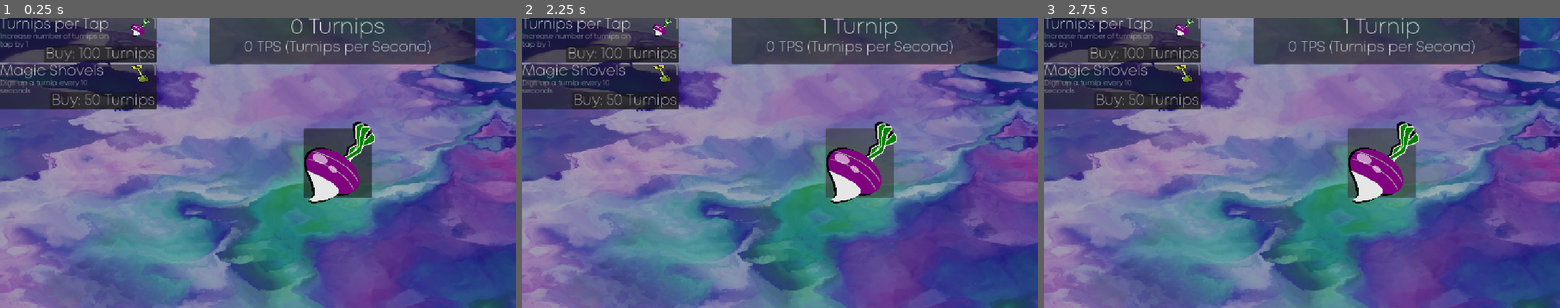
Above: before the commit, frames 1-3 (left to right).
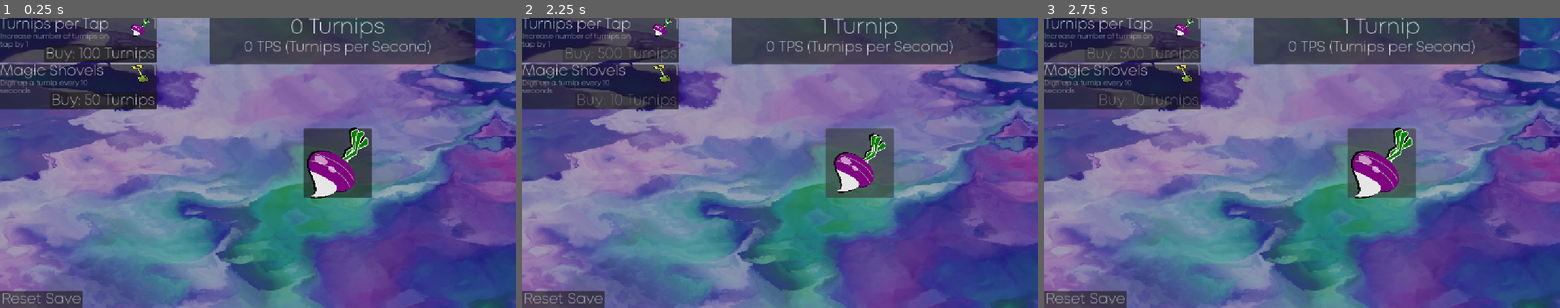
Above: after the commit, the same moments.

Repository: T4R1N/GDD-Godot-Workshop-FA26
Game: Godot game, scene res://scenes/main.tscn
The game is run twice, just before and just after one commit, with the same random seed, the same clock (stepped at 60 frames per second) and the same inputs.
Inputs (mouse positions are in pixels of both pictures, inside the frame that each line leads up to):
- Up to frame 1 (0.25 s): no input
- Up to frame 2 (2.25 s): click "Buy: 100 Turnips" at 0.5 s; click "Buy: 50 Turnips" at 1.25 s; click (857, 163) at 2 s
- Up to frame 3 (2.75 s): no input

The runs differ from the first frame. In frame 1, 1.9% of the frame differs, in the area x 0-73%, y 35-100%; in frame 2, 2.7%, in the area x 0-73%, y 10-100%; in frame 3, 2.3%.

Commit message:
Upgrades & saving!
Fully playable, but may need to dial back scope for tn

Diff:
--- /dev/null
+++ b/save_game.gd
@@ -0,0 +1,41 @@
+class_name SaveGame
+extends Resource
+
+const SAVE_GAME_PATH: String = "user://save.tres"
+
+### Turnip Tapper Data
+
+@export var score: int
+
+@export var upgrades_unlocked: Dictionary[String, int] = {
+	"TurnipsOnClick": 1,
+	"Shovels": 0
+}
+
+@export var prices: Dictionary[String, int] = {
+	"TurnipsOnClick": 500,
+	"Shovels": 10
+}
+
+### Save Functions
+
+func write_save() -> void:
+	ResourceSaver.save(self, SAVE_GAME_PATH)
+
+func get_temp_save() -> SaveGame:
+	return self.duplicate()
+
+static func save_exists() -> bool:
+	return ResourceLoader.exists(SAVE_GAME_PATH)
+
+static func delete_save() -> void:
+	if save_exists():
+		print("Deleting save")
+		DirAccess.remove_absolute(ProjectSettings.globalize_path(SAVE_GAME_PATH))
+		# save.remove(SAVE_GAME_PATH)
+
+static func load_save() -> SaveGame:
+	if save_exists():
+		print("Loaded existing save")
+		return ResourceLoader.load(SAVE_GAME_PATH)
+	return SaveGame.new()
--- a/scenes/score_label.gd
+++ b/scenes/score_label.gd
@@ -1,7 +1,7 @@
 extends Label
 
 func _ready() -> void:
-	update_score_text(GameManager.score)
+	update_score_text(GameManager.save.score)
 	GameManager.connect("score_updated", update_score_text)
 
 func update_score_text(score: int) -> void:
--- a/scenes/stage.tscn
+++ b/scenes/stage.tscn
@@ -2,11 +2,74 @@
 
 [ext_resource type="Theme" uid="uid://dns1gj84mvh1x" path="res://resources/main_theme.tres" id="1_kewym"]
 [ext_resource type="Script" uid="uid://bmfxkid0m3ya" path="res://scenes/score_label.gd" id="2_6c5u0"]
+[ext_resource type="Script" uid="uid://topp6s2rm5lo" path="res://scripts/shovel_timer.gd" id="2_dexii"]
 [ext_resource type="Texture2D" uid="uid://b2m8gc215r3tf" path="res://resources/abstrakt-kunst-hintergrund-bunt-1579282979n6q-3802259374.jpg" id="2_st0q7"]
 [ext_resource type="PackedScene" uid="uid://crkyst7ucwljy" path="res://scenes/upgrade_panel.tscn" id="2_vcsse"]
 [ext_resource type="Texture2D" uid="uid://bbvf3kgp7rat2" path="res://resources/Summer-2010-ClipArt-2-Shovel-3193393150.png" id="3_2so7o"]
 [ext_resource type="Script" uid="uid://crau1o6sm7s6a" path="res://scripts/clicker.gd" id="3_vcsse"]
 [ext_resource type="Texture2D" uid="uid://4lymlb328qjf" path="res://resources/turnip-3605795848.png" id="4_6c5u0"]
+[ext_resource type="Script" uid="uid://bglqrckocev8t" path="res://scripts/reset_save.gd" id="8_1hwpr"]
+
+[sub_resource type="Animation" id="Animation_1hwpr"]
+length = 0.001
+tracks/0/type = "value"
+tracks/0/imported = false
+tracks/0/enabled = true
+tracks/0/path = NodePath("TextureRect:size")
+tracks/0/interp = 1
+tracks/0/loop_wrap = true
+tracks/0/keys = {
+"times": PackedFloat32Array(0),
+"transitions": PackedFloat32Array(1),
+"update": 0,
+"values": [Vector2(158.5, 182.3175)]
+}
+tracks/1/type = "value"
+tracks/1/imported = false
+tracks/1/enabled = true
+tracks/1/path = NodePath("TextureRect:scale")
+tracks/1/interp = 1
+tracks/1/loop_wrap = true
+tracks/1/keys = {
+"times": PackedFloat32Array(0),
+"transitions": PackedFloat32Array(1),
+"update": 0,
+"values": [Vector2(0.2, 0.2)]
+}
+
+[sub_resource type="Animation" id="Animation_st0q7"]
+resource_name = "tap"
+length = 0.3
+tracks/0/type = "value"
+tracks/0/imported = false
+tracks/0/enabled = true
+tracks/0/path = NodePath("TextureRect:size")
+tracks/0/interp = 1
+tracks/0/loop_wrap = true
+tracks/0/keys = {
+"times": PackedFloat32Array(),
+"transitions": PackedFloat32Array(),
+"update": 0,
+"values": []
+}
+tracks/1/type = "value"
+tracks/1/imported = false
+tracks/1/enabled = true
+tracks/1/path = NodePath("TextureRect:scale")
+tracks/1/interp = 1
+tracks/1/loop_wrap = true
+tracks/1/keys = {
+"times": PackedFloat32Array(0, 0.033333335, 0.3),
+"transitions": PackedFloat32Array(0.24999996, 1.6245052, 1),
+"update": 0,
+"values": [Vector2(0.18, 0.18), Vector2(0.15, 0.15), Vector2(0.2, 0.2)]
+}
+
+[sub_resource type="AnimationLibrary" id="AnimationLibrary_1hwpr"]
+_data = {
+&"RESET": SubResource("Animation_1hwpr"),
+&"tap": SubResource("Animation_st0q7")
+}
 
 [node name="Stage" type="Control" unique_id=1391283135]
 layout_mode = 3
@@ -16,6 +79,11 @@
 grow_horizontal = 2
 grow_vertical = 2
 theme = ExtResource("1_kewym")
+
+[node name="ShovelTimer" type="Timer" parent="." unique_id=2041300663]
+wait_time = 10.0
+autostart = true
+script = ExtResource("2_dexii")
 
 [node name="TextureRect" type="TextureRect" parent="." unique_id=1011370376]
 modulate = Color(0.7121294, 0.7121294, 0.71212935, 1)
@@ -35,9 +103,11 @@
 
 [node name="UpgradePanel" parent="VBoxContainer" unique_id=1999165794 instance=ExtResource("2_vcsse")]
 layout_mode = 2
+upgrade = "TurnipsOnClick"
 
 [node name="UpgradePanel2" parent="VBoxContainer" unique_id=1191368853 instance=ExtResource("2_vcsse")]
 layout_mode = 2
+upgrade = "Shovels"
 
 [node name="Name" parent="VBoxContainer/UpgradePanel2" index="0" unique_id=173085593]
 text = "Magic Shovels"
@@ -113,17 +183,41 @@
 script = ExtResource("3_vcsse")
 
 [node name="TextureRect" type="TextureRect" parent="TappingRegion/Clicker" unique_id=1417612422]
-layout_mode = 0
-offset_left = 1.5
-offset_top = -16.5
-offset_right = 160.0
-offset_bottom = 165.8175
+layout_mode = 1
+anchors_preset = 8
+anchor_left = 0.5
+anchor_top = 0.5
+anchor_right = 0.5
+anchor_bottom = 0.5
+offset_left = -81.49999
+offset_top = -91.0
+offset_right = 100.817505
+offset_bottom = 91.317505
+grow_horizontal = 2
+grow_vertical = 2
+scale = Vector2(0.2, 0.2)
+pivot_offset = Vector2(80, 90)
 mouse_filter = 2
 texture = ExtResource("4_6c5u0")
-expand_mode = 1
+expand_mode = 2
+stretch_mode = 3
 
 [node name="AnimationPlayer" type="AnimationPlayer" parent="TappingRegion/Clicker" unique_id=823410159]
-
+libraries/ = SubResource("AnimationLibrary_1hwpr")
+
+[node name="ResetSave" type="Button" parent="." unique_id=708977787]
+layout_mode = 1
+anchors_preset = 2
+anchor_top = 1.0
+anchor_bottom = 1.0
+offset_top = -8.0
+offset_right = 8.0
+grow_vertical = 0
+text = "Reset Save"
+script = ExtResource("8_1hwpr")
+
+[connection signal="timeout" from="ShovelTimer" to="ShovelTimer" method="_on_timeout"]
 [connection signal="pressed" from="TappingRegion/Clicker" to="TappingRegion/Clicker" method="_on_pressed"]
+[connection signal="pressed" from="ResetSave" to="ResetSave" method="_on_pressed"]
 
 [editable path="VBoxContainer/UpgradePanel2"]
--- a/scenes/upgrade_panel.tscn
+++ b/scenes/upgrade_panel.tscn
@@ -1,9 +1,11 @@
 [gd_scene format=3 uid="uid://crkyst7ucwljy"]
 
+[ext_resource type="Script" uid="uid://bldae6dmwldf5" path="res://scripts/upgrade_panel.gd" id="1_0ql3a"]
 [ext_resource type="Texture2D" uid="uid://4lymlb328qjf" path="res://resources/turnip-3605795848.png" id="1_lev6e"]
 
 [node name="UpgradePanel" type="Panel" unique_id=1999165794]
 custom_minimum_size = Vector2(0, 100)
+script = ExtResource("1_0ql3a")
 
 [node name="Name" type="Label" parent="." unique_id=173085593]
 layout_mode = 0
@@ -57,3 +59,5 @@
 offset_bottom = 41.0
 texture = ExtResource("1_lev6e")
 expand_mode = 1
+
+[connection signal="pressed" from="BuyButton" to="." method="_on_buy_button_pressed"]
--- a/scripts/clicker.gd
+++ b/scripts/clicker.gd
@@ -1,4 +1,8 @@
 extends Button
 
+@onready var animation_player: AnimationPlayer = $AnimationPlayer
+
 func _on_pressed() -> void:
+	animation_player.play("RESET")
 	GameManager.clicker_pressed()
+	animation_player.play("tap")
--- a/scripts/game_manager.gd
+++ b/scripts/game_manager.gd
@@ -1,17 +1,30 @@
 # autoloads as GameManager
 extends Node
 
-var score: int = 0
-var score_per_click: int = 1
-
-var shovels: int = 0
+# Save contains all data that this class uses
+var save: SaveGame
 
 signal score_updated(new_score: int)
 
+func _ready() -> void:
+	save = SaveGame.load_save()
+
+func purchase_upgrade(name: String) -> bool:
+	if save.prices[name] <= save.score:
+		add_to_score(-save.prices[name])
+		save.upgrades_unlocked[name] += 1
+		save.prices[name] *= 2
+		return true
+	return false
+
 func add_to_score(amount: int) -> void:
 	# Amount may be negative
-	score += amount
-	score_updated.emit(score)
+	save.score += amount
+	score_updated.emit(save.score)
+	save.write_save()
 
 func clicker_pressed() -> void:
-	add_to_score(score_per_click)
+	add_to_score(save.upgrades_unlocked["TurnipsOnClick"])
+
+func add_shovel_score() -> void:
+	add_to_score(save.upgrades_unlocked["TurnipsOnClick"])
--- /dev/null
+++ b/scripts/reset_save.gd
@@ -0,0 +1,6 @@
+extends Button
+
+
+func _on_pressed() -> void:
+	SaveGame.delete_save()
+	get_tree().quit()
--- /dev/null
+++ b/scripts/shovel_timer.gd
@@ -0,0 +1,5 @@
+extends Timer
+
+
+func _on_timeout() -> void:
+	GameManager.add_shovel_score()
--- /dev/null
+++ b/scripts/upgrade_panel.gd
@@ -0,0 +1,20 @@
+extends Panel
+
+@onready var name_label: Label = $Name
+@onready var number: Label = $Number
+@onready var description: Label = $Description
+@onready var buy_button: Button = $BuyButton
+@onready var texture_rect: TextureRect = $TextureRect
+
+@export_enum("TurnipsOnClick", "Shovels") var upgrade: String
+
+func _ready() -> void:
+	GameManager.connect("score_updated", update_price)
+
+func update_price(score: int) -> void:
+	var price := GameManager.save.prices[upgrade]
+	buy_button.text = "Buy: " + str(price) + " Turnips"
+	buy_button.disabled = price > GameManager.save.score
+
+func _on_buy_button_pressed() -> void:
+	GameManager.purchase_upgrade(upgrade)
--- /dev/null
+++ b/upgrade.gd
@@ -0,0 +1,7 @@
+class_name Upgrade
+extends Resource
+
+@export var name: String
+@export var description: String
+@export var num_unlocked: int
+@export var price: int
Not shown, added: save_game.gd.uid
Not shown, added: scripts/reset_save.gd.uid
Not shown, added: scripts/shovel_timer.gd.uid
Not shown, added: scripts/upgrade_panel.gd.uid
Not shown, added: upgrade.gd.uid
